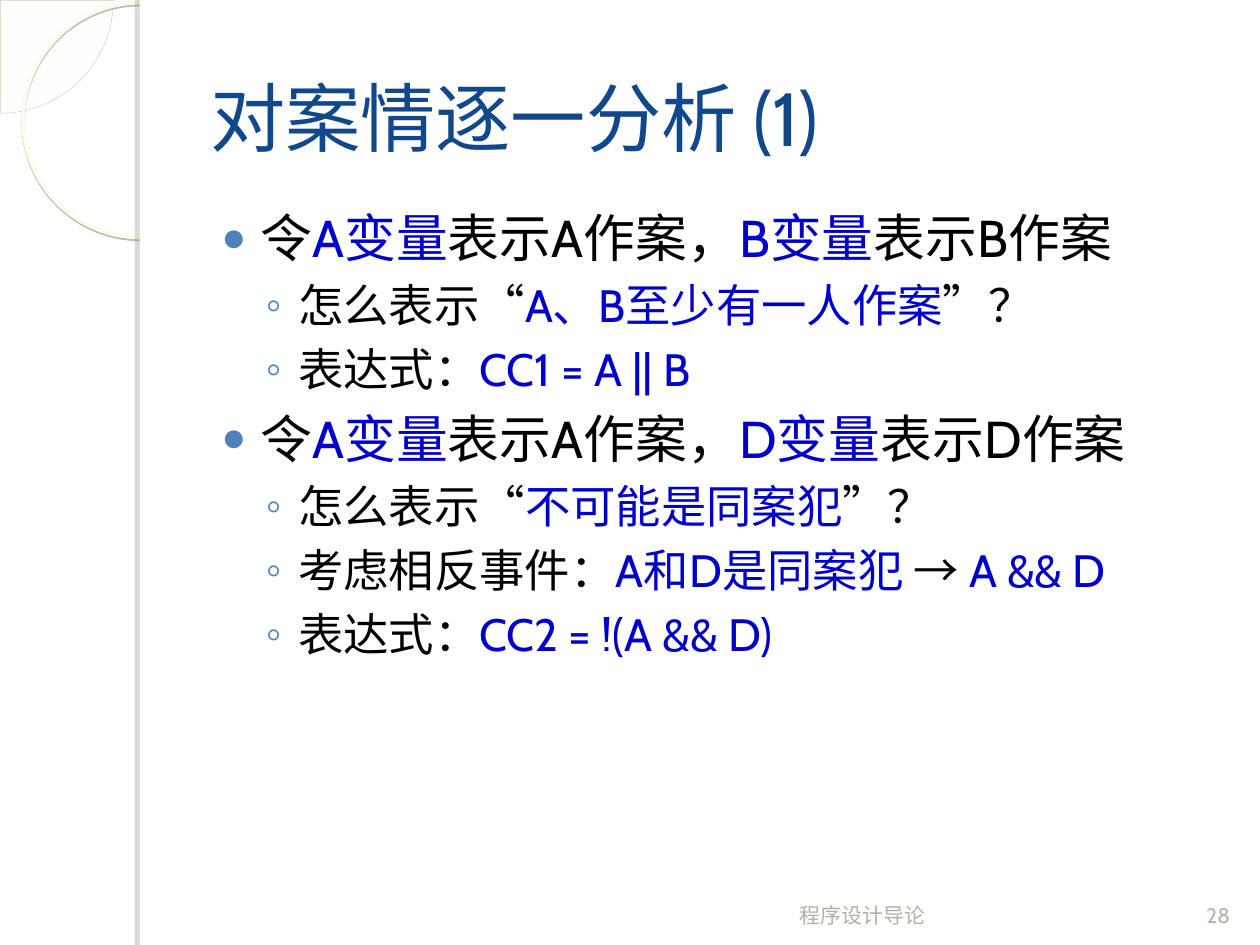
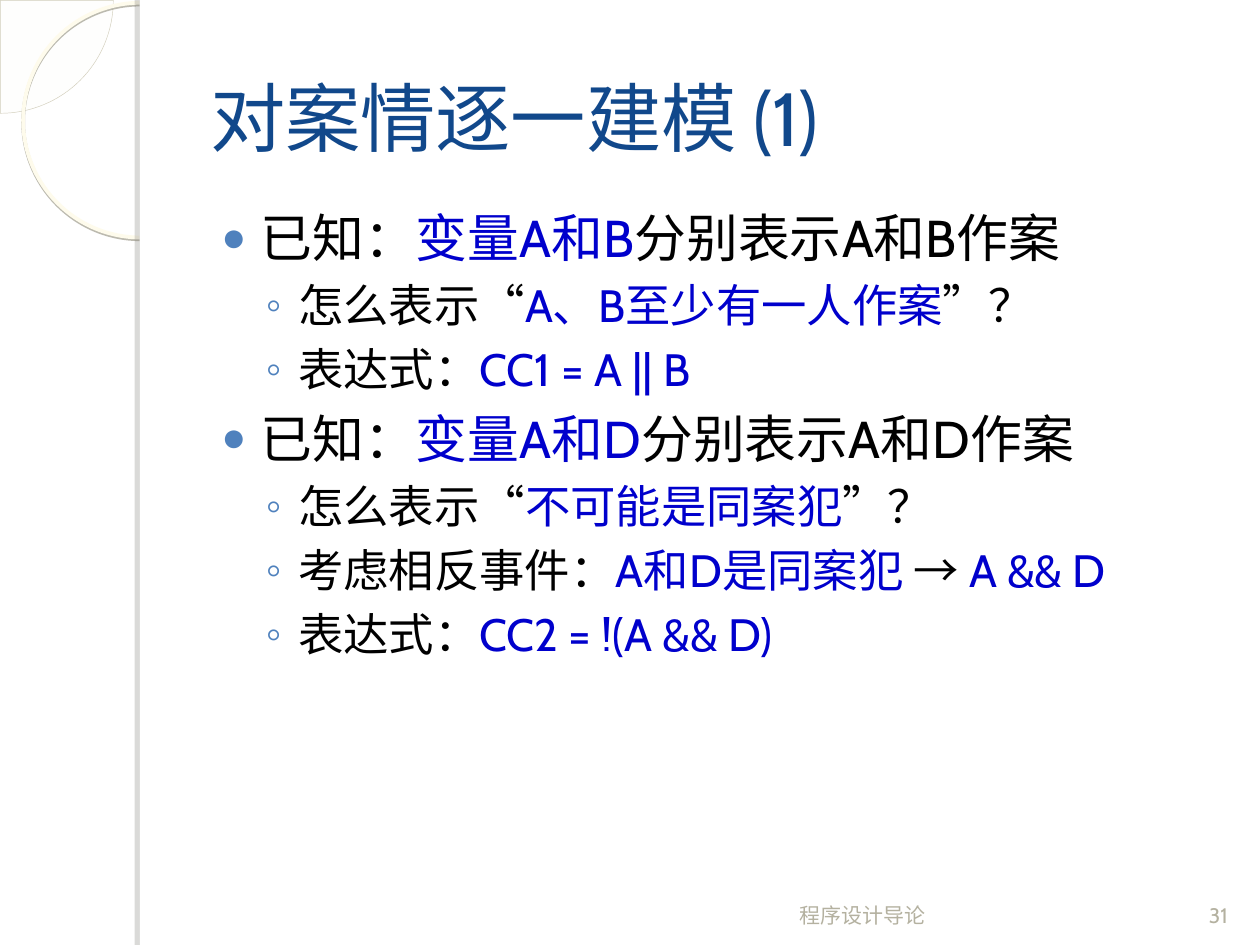
Before and after one commit to fanju1984/introduction-to-programming, a slide deck: slide 31 of introduction-to-programming/slides/2017/04-Control-Statement-1.ppt (slide 28 before the commit). Drawn at 1260x945 pixels with LibreOffice and Linux fonts; fonts in the diff are those of the drawing; background and template pictures are left out. Boxes give left, top, right and bottom in pixels: in the first picture for what was removed or moved away, otherwise in the second. Text is boxed around its words. In the diff, an @@ line names an element or a change of style, - is before the commit and + after.

```diff
--- a/introduction-to-programming/slides/2017/04-Control-Statement-1.ppt
+++ b/introduction-to-programming/slides/2017/04-Control-Statement-1.ppt
@@ title at <box>210,82,818,157</box>: text changed @@
-对案情逐一分析 (1)
+对案情逐一建模 (1)
@@ text at <box>260,213,1060,262</box>: text changed @@
-● 令A变量表示A作案，B变量表示B作案
+● 已知：变量A和B分别表示A和B作案
@@ text at <box>260,414,1073,463</box>: text changed @@
-● 令A变量表示A作案，D变量表示D作案
+● 已知：变量A和D分别表示A和D作案
@@ page number at <box>1209,908,1228,923</box>: text changed @@
-28
+31
```
Also in this commit, not shown: 17 other slides changed, 6 slides added, 5 slides removed, 1 other file.
